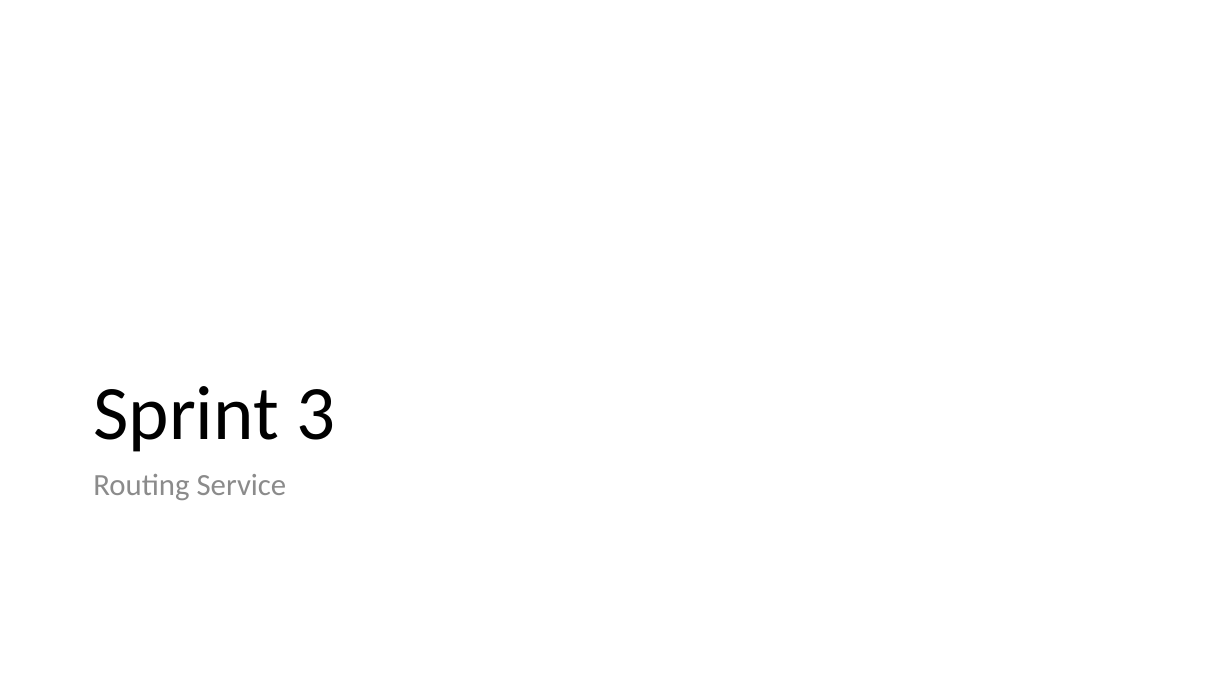
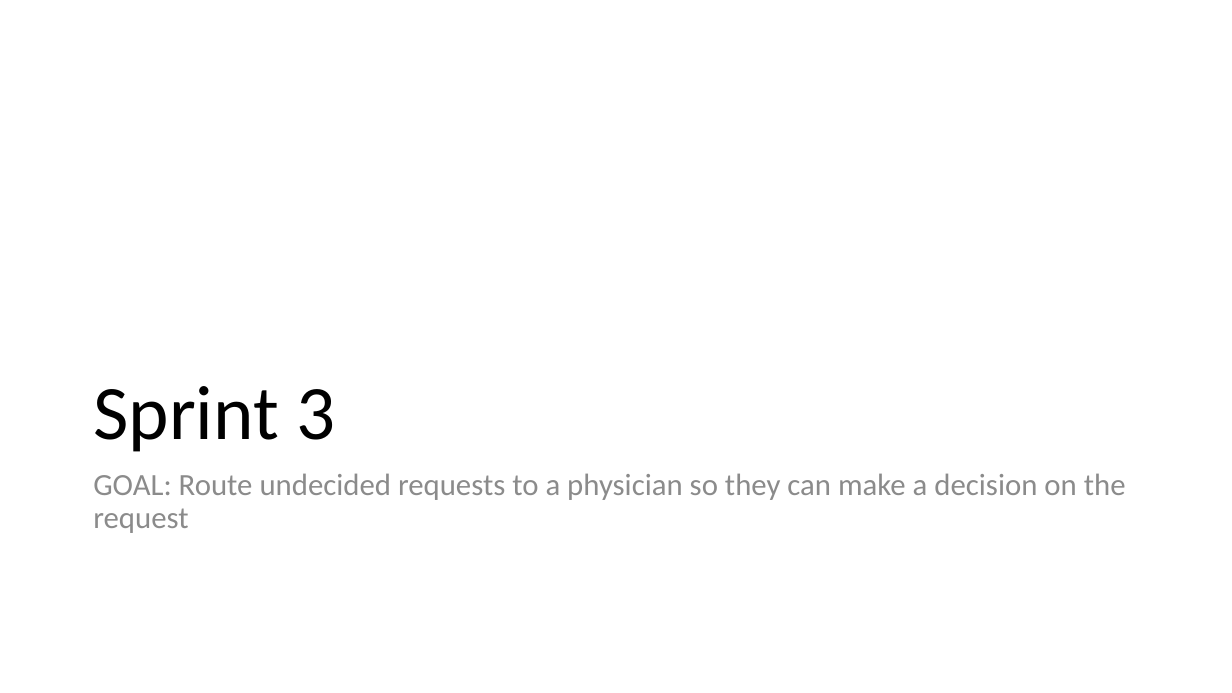
Before and after one commit to scottctr/EdaWorkshop, a slide deck: slide 1 of Sprint3/EdaWorkshop_Sprint3.pptx. Drawn at 1232x693 pixels with LibreOffice and Linux fonts; fonts in the diff are those of the drawing. Boxes give left, top, right and bottom in pixels: in the first picture for what was removed or moved away, otherwise in the second. Text is boxed around its words. In the diff, an @@ line names an element or a change of style, - is before the commit and + after.

Commit message:
Combining RoutingService and UI in sprint 3.

```diff
--- a/Sprint3/EdaWorkshop_Sprint3.pptx
+++ b/Sprint3/EdaWorkshop_Sprint3.pptx
@@ text at [93, 473, 1126, 533]: text changed @@
-Routing Service
+GOAL: Route undecided requests to a physician so they can make a decision on the request
```
Also in this commit, not shown: 6 other slides changed, 7 slides added, 21 other files.
